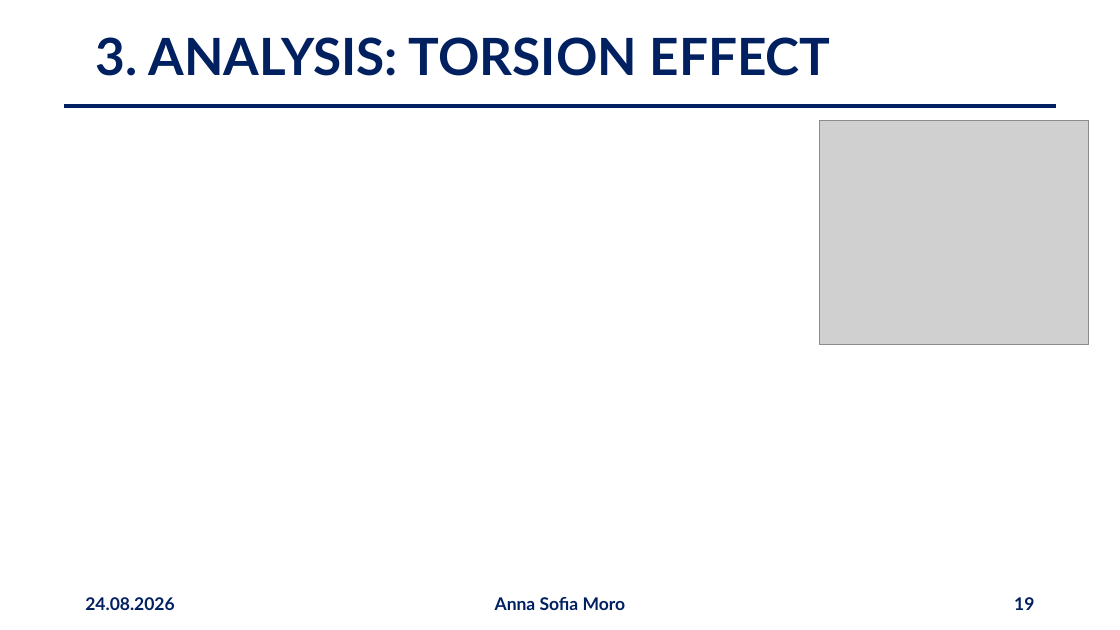
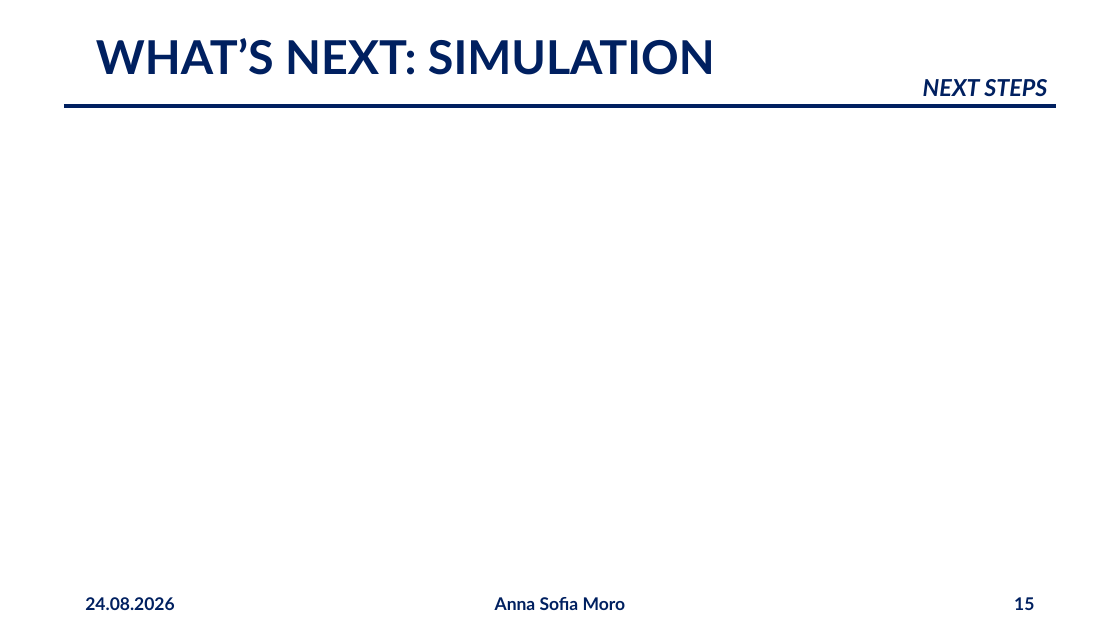
Before and after one commit to annaasofia/tesi, a slide deck: slide 15 of slides/presentazione2408.pptx (slide 19 before the commit). Drawn at 1120x630 pixels with LibreOffice and Linux fonts; fonts in the diff are those of the drawing; grey boxes stand for pictures. Boxes give left, top, right and bottom in pixels: in the first picture for what was removed or moved away, otherwise in the second. Text is boxed around its words. In the diff, an @@ line names an element or a change of style, - is before the commit and + after.

```diff
--- a/slides/presentazione2408.pptx
+++ b/slides/presentazione2408.pptx
@@ title at box(96, 38, 715, 75): text changed; size 44 to 40 pt @@
-3. ANALYSIS: TORSION EFFECT
+WHAT’S NEXT: SIMULATION
@@ text added at box(923, 79, 1047, 96), 20 pt, text #002060, bold, italic @@
+NEXT STEPS
@@ picture removed at box(820, 120, 1089, 344) @@
@@ page number at box(1014, 597, 1034, 610): text changed @@
-19
+15
```
Also in this commit, not shown: 15 other slides changed, 1 slide added, 8 slides removed.
